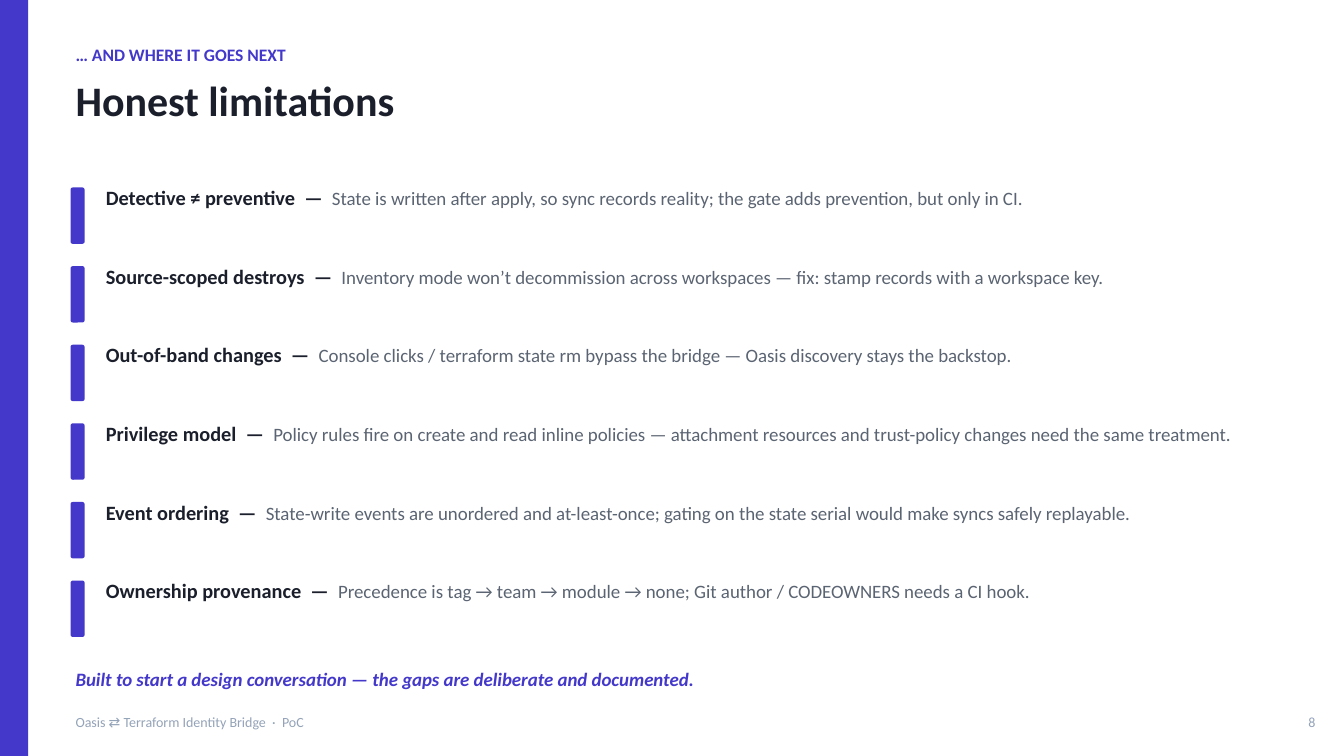
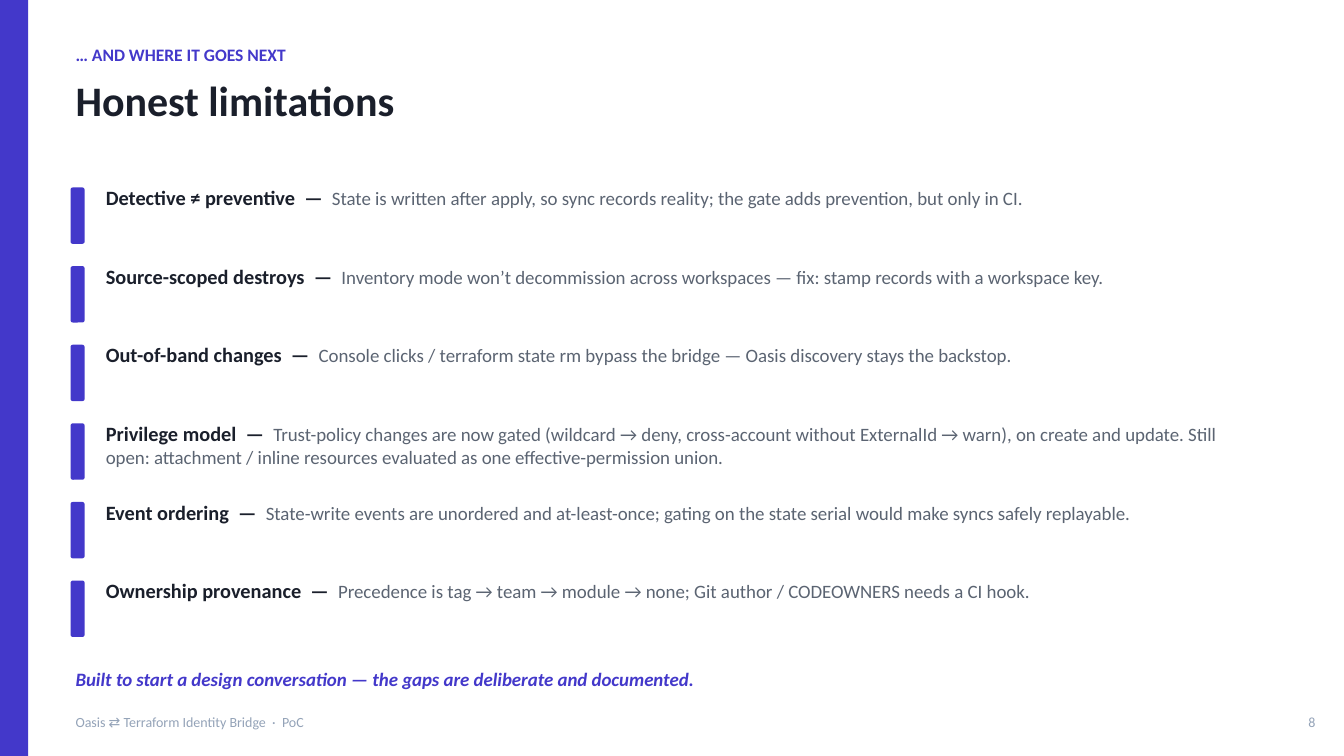
Before and after one commit to rona100/os-terraform-sync, a slide deck: slide 8 of deck/oasis-terraform-bridge.pptx. Drawn at 1344x756 pixels with LibreOffice and Linux fonts; fonts in the diff are those of the drawing. Boxes give left, top, right and bottom in pixels: in the first picture for what was removed or moved away, otherwise in the second. Text is boxed around its words. In the diff, an @@ line names an element or a change of style, - is before the commit and + after.

```diff
--- a/deck/oasis-terraform-bridge.pptx
+++ b/deck/oasis-terraform-bridge.pptx
@@ text at [106,426,1216,467]: text changed @@
-Privilege model — Policy rules fire on create and read inline policies — attachment resources and trust-policy changes need the same treatment.
+Privilege model — Trust-policy changes are now gated (wildcard → deny, cross-account without ExternalId → warn), on create and update. Still open: attachment / inline resources evaluated as one effective-permission union.
```
Also in this commit, not shown: 4 other slides changed, 14 other files.
